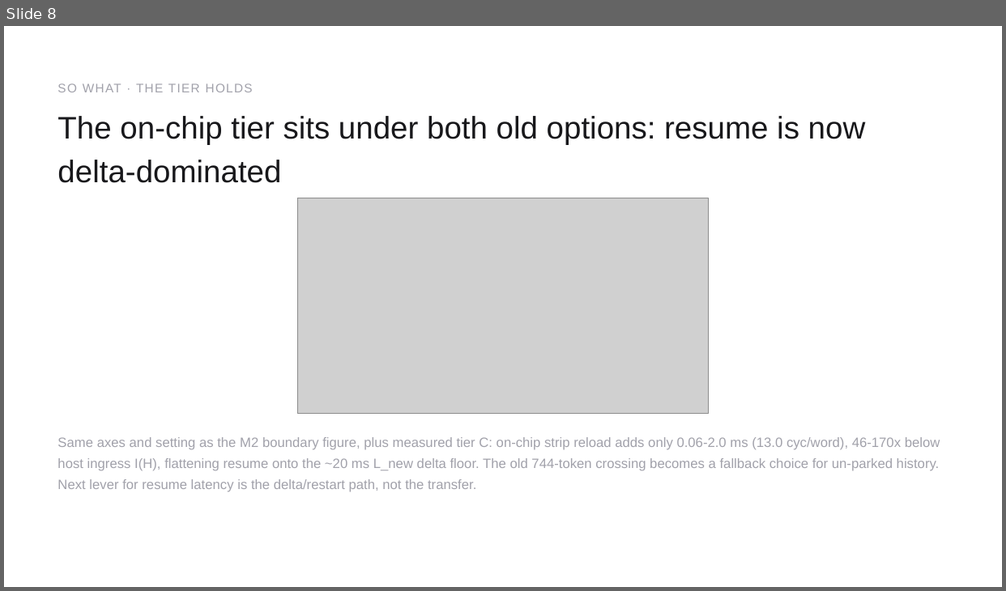
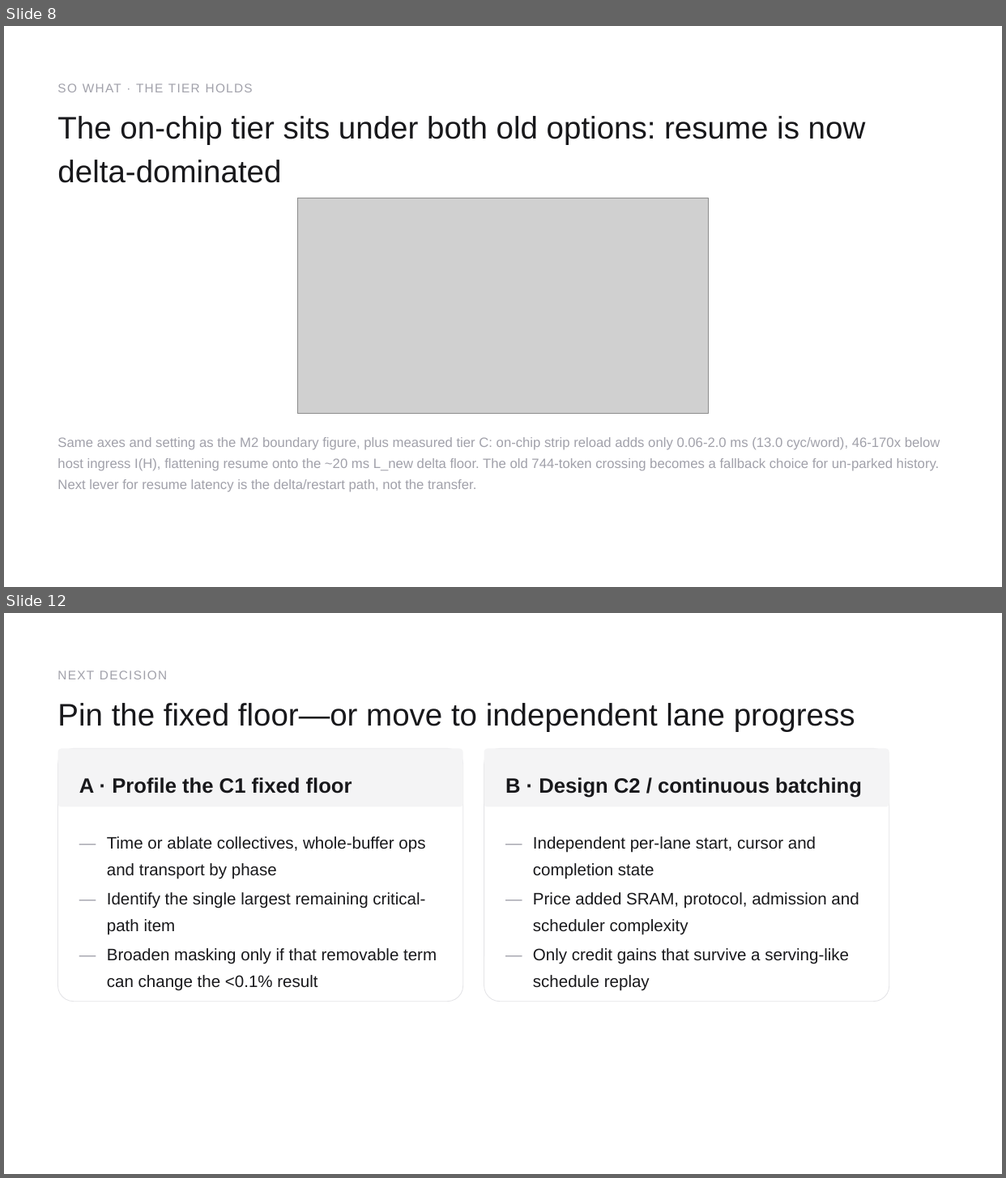
Before and after one commit to happyandslow/agent-memory, a slide deck: projects/WaferEngine-staging/meetings/2026-08-24.pptx. Shown one above the other, each under a label of ours: slide 8 before the commit, slides 8 and 12 after it; the slides between them are not shown. The pictures are 1006x591 and 1006x1178 pixels, drawn with LibreOffice and Linux fonts; fonts in the diff are those of the drawing; grey boxes stand for pictures. Boxes give left, top, right and bottom in pixels: in the first picture for what was removed or moved away, otherwise in the second. Text is boxed around its words. In the diff, an @@ line names an element or a change of style, - is before the commit and + after.

```diff
--- a/projects/WaferEngine-staging/meetings/2026-08-24.pptx
+++ b/projects/WaferEngine-staging/meetings/2026-08-24.pptx
@@ slide 12 added at (4,613,1002,1174), background #FFFFFF @@
@@ text added at (57,671,167,679), 18 pt, text #A1A1AA @@
+NEXT DECISION
@@ text added at (57,703,855,731), 45 pt, text #18181B @@
+Pin the fixed floor—or move to independent lane progress
@@ rounded rectangle added at (58,749,463,1002), fill #FFFFFF, outline #E4E4E7 1 pt @@
@@ rounded rectangle added at (58,749,463,807), fill #F4F4F5 @@
@@ rounded rectangle added at (484,749,889,1002), fill #FFFFFF, outline #E4E4E7 1 pt @@
@@ rounded rectangle added at (484,749,889,807), fill #F4F4F5 @@
@@ text added at (79,777,352,794), 30 pt, text #18181B, bold @@
+A · Profile the C1 fixed floor
@@ text added at (505,777,862,798), 30 pt, text #18181B, bold @@
+B · Design C2 / continuous batching
@@ text added at (79,827,104,849), 24 pt, text #A1A1AA @@
+—
@@ text added at (505,827,530,849), 24 pt, text #A1A1AA @@
+—
@@ text added at (107,837,425,879), 24 pt, text #18181B @@
+Time or ablate collectives, whole-buffer ops and transport by phase
@@ text added at (533,837,816,879), 24 pt, text #18181B @@
+Independent per-lane start, cursor and completion state
@@ text added at (79,883,104,905), 24 pt, text #A1A1AA @@
+—
@@ text added at (107,892,425,935), 24 pt, text #18181B @@
+Identify the single largest remaining critical-path item
@@ text added at (505,883,530,905), 24 pt, text #A1A1AA @@
+—
@@ text added at (533,892,859,935), 24 pt, text #18181B @@
+Price added SRAM, protocol, admission and scheduler complexity
@@ text added at (79,939,104,960), 24 pt, text #A1A1AA @@
+—
@@ text added at (107,948,437,991), 24 pt, text #18181B @@
+Broaden masking only if that removable term can change the <0.1% result
@@ text added at (505,939,530,960), 24 pt, text #A1A1AA @@
+—
@@ text added at (533,948,849,991), 24 pt, text #18181B @@
+Only credit gains that survive a serving-like schedule replay
```
Also in this commit, not shown: 3 other slides added, 34 other files.
